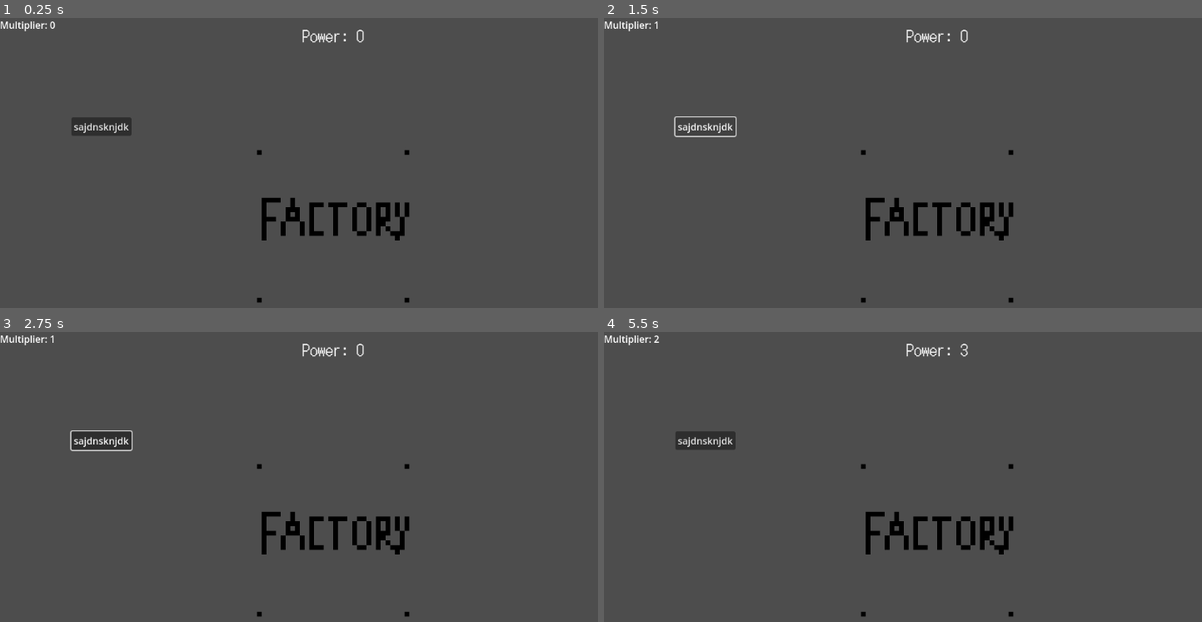
Above: before the commit, frames 1-4 (two rows, left to right).
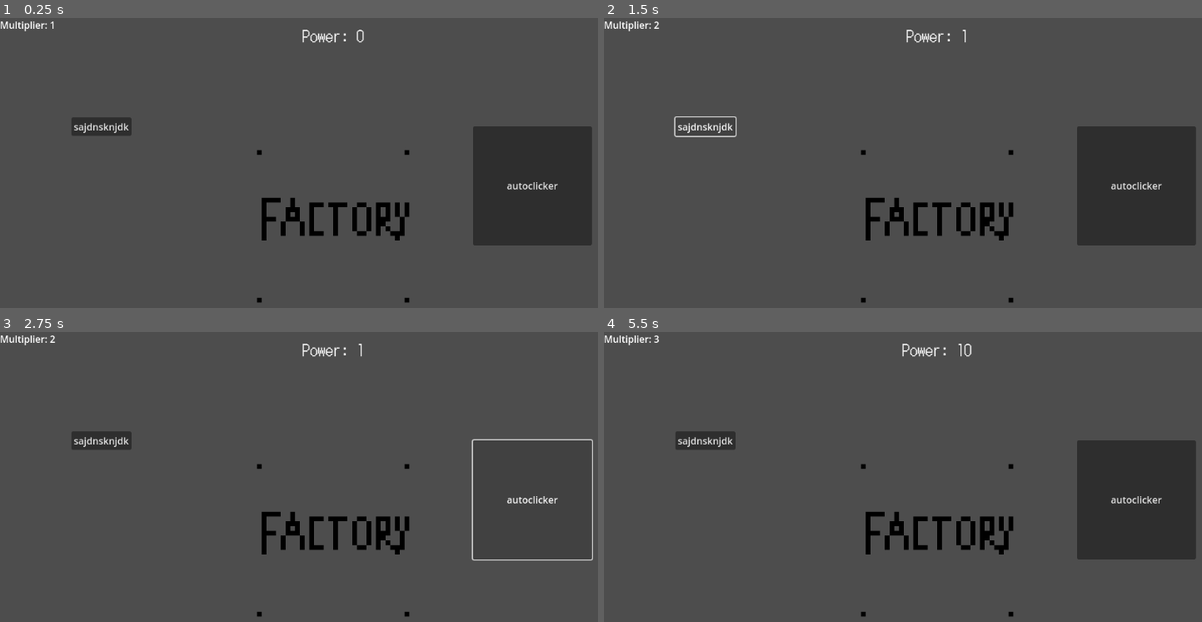
Above: after the commit, the same moments.

Repository: chu0029/SusGame
Game: Godot game, scene res://scenes/gametest.tscn
The game is run twice, just before and just after one commit, with the same random seed, the same clock (stepped at 60 frames per second) and the same inputs. This scene is started directly instead of the project's main scene.
Inputs (mouse positions are in pixels of both pictures, inside the frame that each line leads up to):
- Up to frame 1 (0.25 s): no input
- Up to frame 2 (1.5 s): click (938, 226) at 0.5 s; click "sajdnsknjdk" at 1.25 s
- Up to frame 3 (2.75 s): click (532, 500) at 2 s, where only the run after the commit has a clickable "autoclicker"
- Up to frame 4 (5.5 s): click (938, 540) at 2.75 s; click "sajdnsknjdk" at 3.5 s; click (1136, 500) at 4.25 s, where only the run after the commit has a clickable "autoclicker"; click (938, 540) at 5 s

The runs differ from the first frame. In frame 1, 8.1% of the frame differs, in the area x 8-100%, y 1-79%; in frame 2, 8.2%; in frame 3, 0.7%; in frame 4, 8.4%, in the area x 8-100%, y 2-79%.

Commit message:
added multiplier

Diff:
--- a/scenes/gametest.tscn
+++ b/scenes/gametest.tscn
@@ -8,7 +8,7 @@
 default_font = ExtResource("2_34im5")
 default_font_size = 26
 
-[node name="Control" type="Control" node_paths=PackedStringArray("counter", "multipcounter")]
+[node name="Control" type="Control" node_paths=PackedStringArray("counter", "multipcounter", "timer")]
 layout_mode = 3
 anchors_preset = 15
 anchor_right = 1.0
@@ -18,6 +18,9 @@
 script = ExtResource("1_34im5")
 counter = NodePath("counter")
 multipcounter = NodePath("multipcounter")
+timer = NodePath("Timer")
+
+[node name="Timer" type="Timer" parent="."]
 
 [node name="factory" type="TextureButton" parent="."]
 custom_minimum_size = Vector2(256, 256)
@@ -59,6 +62,17 @@
 layout_mode = 0
 offset_right = 40.0
 offset_bottom = 23.0
+text = "multiplier"
 
+[node name="autoclicker" type="Button" parent="."]
+custom_minimum_size = Vector2(200, 200)
+offset_left = 795.0
+offset_top = 182.0
+offset_right = 894.0
+offset_bottom = 213.0
+text = "autoclicker"
+
+[connection signal="timeout" from="Timer" to="." method="_on_timer_timeout"]
 [connection signal="pressed" from="factory" to="." method="_on_factory_pressed"]
 [connection signal="pressed" from="multiplier" to="." method="_on_multiplier_pressed"]
+[connection signal="pressed" from="autoclicker" to="." method="_on_autoclicker_pressed"]
--- a/scripts/gametest.gd
+++ b/scripts/gametest.gd
@@ -2,10 +2,11 @@
 
 @export var counter: RichTextLabel
 @export var multipcounter: Label
+@export var timer: Timer
 
 var power: int = 0
-
-var multiplier : int = 0
+var multiplier : int = 1
+var automult : int = 0
 
 # Called when the node enters the scene tree for the first time.
 func _ready() -> void:
@@ -18,8 +19,21 @@
 	counter.text = "Power: %s" %power
 	multipcounter.text = "Multiplier: %s" %multiplier
 
+func CreatePower() -> void:
+	power += 1 * multiplier
+
+func AutoFactory() -> void:
+	power += 1 * automult
+
 func _on_factory_pressed() -> void:
-	power += 1 * multiplier
+	CreatePower()
 
 func _on_multiplier_pressed() -> void:
 	multiplier += 1
+
+func _on_autoclicker_pressed() -> void:
+	timer.start()
+	automult += 1
+
+func _on_timer_timeout() -> void:
+	AutoFactory()
